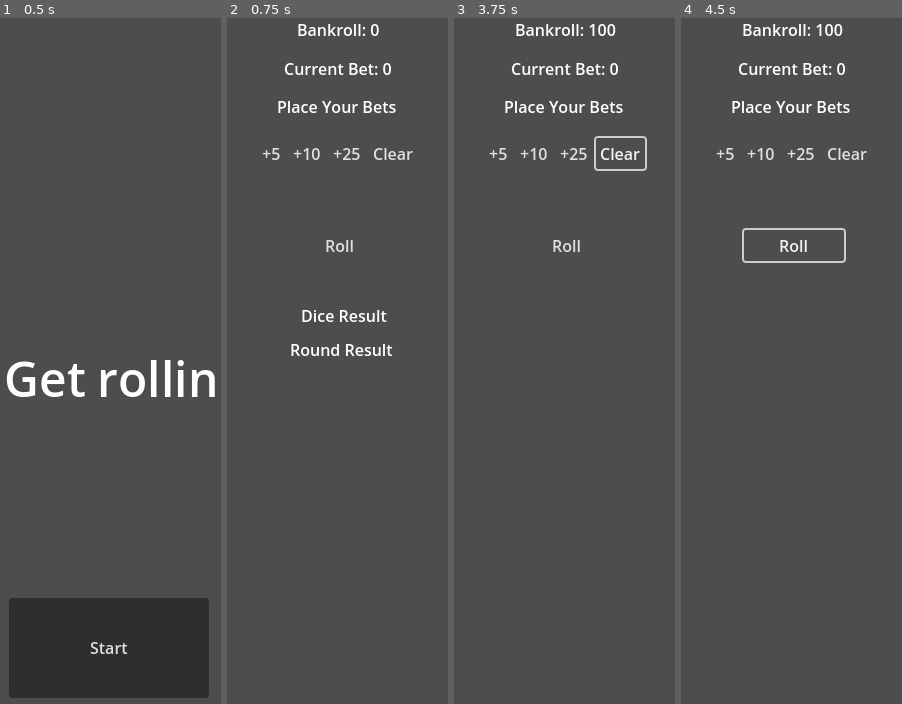
Above: before the commit, frames 1-4 (left to right).
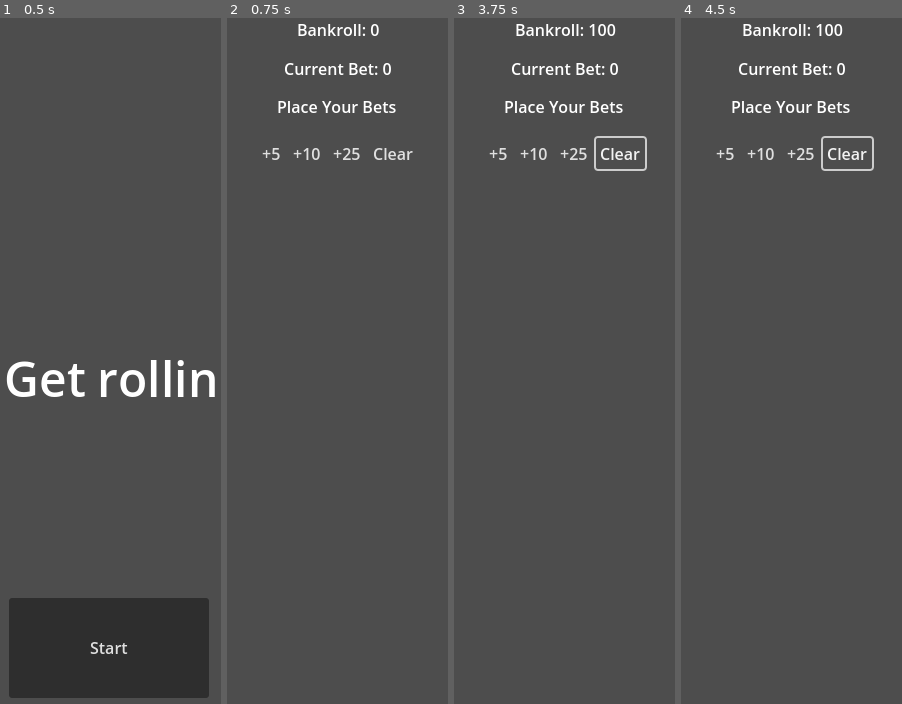
Above: after the commit, the same moments.

Repository: asarenski/godotCraps
Game: Godot game, scene res://src/scenes/main.tscn
Same seed, same stepped clock (60 frames per second), same inputs: the game is played once before the commit and once after it.
Inputs (mouse positions are in pixels of both pictures, inside the frame that each line leads up to):
- Up to frame 1 (0.5 s): no input
- Up to frame 2 (0.75 s): click "Start" at 0.5 s
- Up to frame 3 (3.75 s): click "+5" at 1.25 s; click "+10" at 2 s; click "+25" at 2.75 s; click "Clear" at 3.5 s
- Up to frame 4 (4.5 s): click (793, 244) at 4.25 s, where only the run before the commit has a clickable "Roll"

Frame 1 is identical in both runs. In frame 2, 0.8% of the frame differs, in the area x 28-75%, y 32-50%; in frame 3, 0.1%; in frame 4, 0.7%.

Commit message:
small refactor

Diff:
--- a/src/scenes/hud.gd
+++ b/src/scenes/hud.gd
@@ -3,6 +3,8 @@
 signal bet_increased(amount: int)
 signal bet_cleared
 signal roll_requested
+
+var dice_roller: DiceRoller
 
 func _ready():
 	hide()
@@ -11,6 +13,16 @@
 	$BetButtons/Bet25.pressed.connect(_on_bet_25_pressed)
 	$BetButtons/ClearBet.pressed.connect(_on_clear_bet_pressed)
 	$RollButton.pressed.connect(_on_roll_pressed)
+
+	# Initialize dice roller
+	dice_roller = DiceRoller.new()
+	add_child(dice_roller)
+	dice_roller.roll_complete.connect(_on_roll_complete)
+	dice_roller.setup_dice()
+
+	# hide stuff
+	$DiceResult.hide()
+	$RoundResult.text = ""
 
 func on_start_game():
 	show()
@@ -31,16 +43,26 @@
 	$RoundResult.text = result_text
 
 func _on_bet_5_pressed():
+	$RollButton.show()
 	bet_increased.emit(5)
 
 func _on_bet_10_pressed():
+	$RollButton.show()
 	bet_increased.emit(10)
 
 func _on_bet_25_pressed():
+	$RollButton.show()
 	bet_increased.emit(25)
 
 func _on_clear_bet_pressed():
+	$RollButton.hide()
 	bet_cleared.emit()
 
 func _on_roll_pressed():
 	roll_requested.emit()
+	dice_roller.quick_roll()
+
+func _on_roll_complete(value: int):
+	$DiceResult.show()
+	var dice_values = dice_roller.result.values()
+	update_dice_result(dice_values[0], dice_values[1])
--- a/src/state/comeout_betting_state.gd
+++ b/src/state/comeout_betting_state.gd
@@ -8,9 +8,14 @@
 	point = null
 	hud.update_phase("Place Your Bets")
 	hud.get_node("BetButtons").show()
+	hud.get_node("RollButton").hide()
 	hud.bet_increased.connect(_on_bet_increased)
 	hud.bet_cleared.connect(_on_bet_cleared)
 	hud.roll_requested.connect(_on_roll_requested)
+
+	if bankroll == 0:
+		hud.update_phase("GAME OVER")
+		hud.get_node("BetButtons").hide()
 
 func _on_bet_increased(amount: int) -> void:
 	if bankroll >= amount:
@@ -26,6 +31,7 @@
 	hud.update_bankroll(bankroll)
 	hud.get_node("DiceResult").hide()
 	hud.update_round_result("")
+	hud.get_node("RollButton").hide()
 
 func _on_roll_requested() -> void:
 	if bet > 0:
--- a/src/state/lose_round_state.gd
+++ b/src/state/lose_round_state.gd
@@ -4,5 +4,7 @@
 
 func setup(change_state: Callable, previous_state: State, hud: Node) -> void:
 	super(change_state, previous_state, hud)
+	bet = 0
+	hud.update_bet(bet)
 	hud.update_round_result("You Lose!")
 	change_state.call(StateFactory.StateNames.COMEOUT_BETTING)
--- a/src/state/rolling_state.gd
+++ b/src/state/rolling_state.gd
@@ -1,57 +1,31 @@
 extends State
 
 class_name RollingState
-
-var dice_roller: DiceRoller
 
 func setup(change_state: Callable, previous_state: State, hud: Node) -> void:
 	super(change_state, previous_state, hud)
 	hud.update_phase("Rolling...")
 
-	# Initialize dice roller
-	dice_roller = DiceRoller.new()
-	add_child(dice_roller)
-	dice_roller.roll_complete.connect(_on_roll_complete)
+	# Connect to HUD's dice roller
+	hud.dice_roller.roll_complete.connect(_on_roll_complete)
 
-	# Setup default dice
-	dice_roller.setup_dice()
-
-	# Start the roll
-	dice_roller.quick_roll()
-
-func _on_roll_complete(value: int) -> void:
-	dice_result = value
-
-	# Update HUD with dice result
-	hud.get_node("DiceResult").show()
-	hud.update_dice_result(dice_roller.result.values()[0], dice_roller.result.values()[1])
-
+func _on_roll_complete(dice_result: int) -> void:
 	# Determine next state based on roll result
 	if game_phase == State.GamePhase.COME_OUT:
 		match dice_result:
 			7, 11:
-				handle_win()
+				change_state.call(StateFactory.StateNames.WIN_ROUND)
 			2, 3, 12:
-				handle_lose()
+				change_state.call(StateFactory.StateNames.LOSE_ROUND)
 			_:
 				# Point established
 				point = dice_result
 				change_state.call(StateFactory.StateNames.POINT)
 	else:  # POINT phase
 		if dice_result == point:
-			handle_win()
+			change_state.call(StateFactory.StateNames.WIN_ROUND)
 		elif dice_result == 7:
-			handle_lose()
+			change_state.call(StateFactory.StateNames.LOSE_ROUND)
 		else:
 			# Continue point phase
 			change_state.call(StateFactory.StateNames.POINT)
-
-func handle_win() -> void:
-	bankroll += bet * 2
-	hud.update_bankroll(bankroll)
-	change_state.call(StateFactory.StateNames.WIN_ROUND)
-
-func handle_lose() -> void:
-	bet = 0
-	hud.update_bet(bet)
-	change_state.call(StateFactory.StateNames.LOSE_ROUND)
--- a/src/state/win_round_state.gd
+++ b/src/state/win_round_state.gd
@@ -4,5 +4,12 @@
 
 func setup(change_state: Callable, previous_state: State, hud: Node) -> void:
 	super(change_state, previous_state, hud)
-	hud.update_round_result("You Win!")
+
+	bankroll += bet * 2
+	bet = 0
+
+	hud.update_bet(bet)
+	hud.update_bankroll(bankroll)
+	hud.update_round_result("You Win: %d" % previous_state.bet)
+
 	change_state.call(StateFactory.StateNames.COMEOUT_BETTING)
